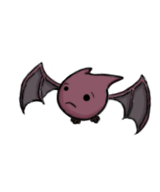
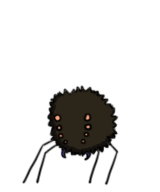
Before/after of a 160x192 layered artwork. What changed in the layer stack:
hid group "Redbat" (3 layers) over bbox(18, 61, 152, 145)
added group "Cinder Spider" with 3 layers above "Spider" over bbox(21, 84, 123, 186)
added layer "Spider-Outline" (1st of 2, in "Cinder Spider") in group "Cinder Spider" over bbox(21, 84, 123, 186)
added layer "Spider-Highlights" (1st of 2, in "Cinder Spider") in group "Cinder Spider" over bbox(48, 91, 116, 156)
added layer "Spider" (1st of 3, in "Cinder Spider") in group "Cinder Spider" over bbox(48, 88, 118, 159)
